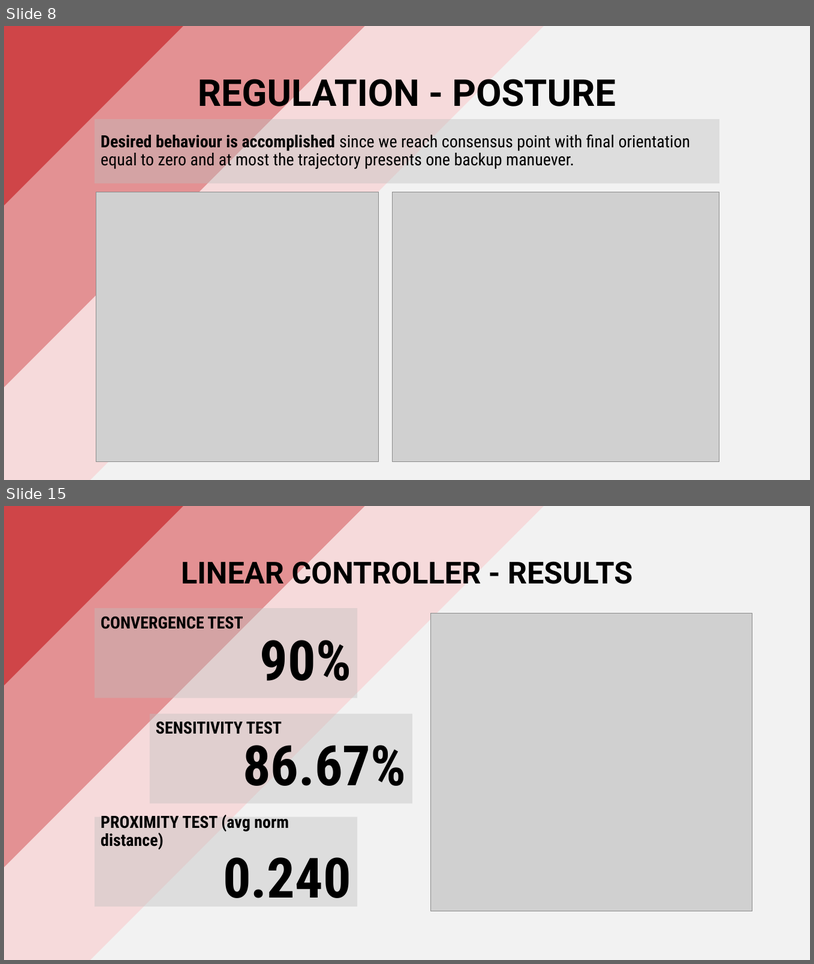
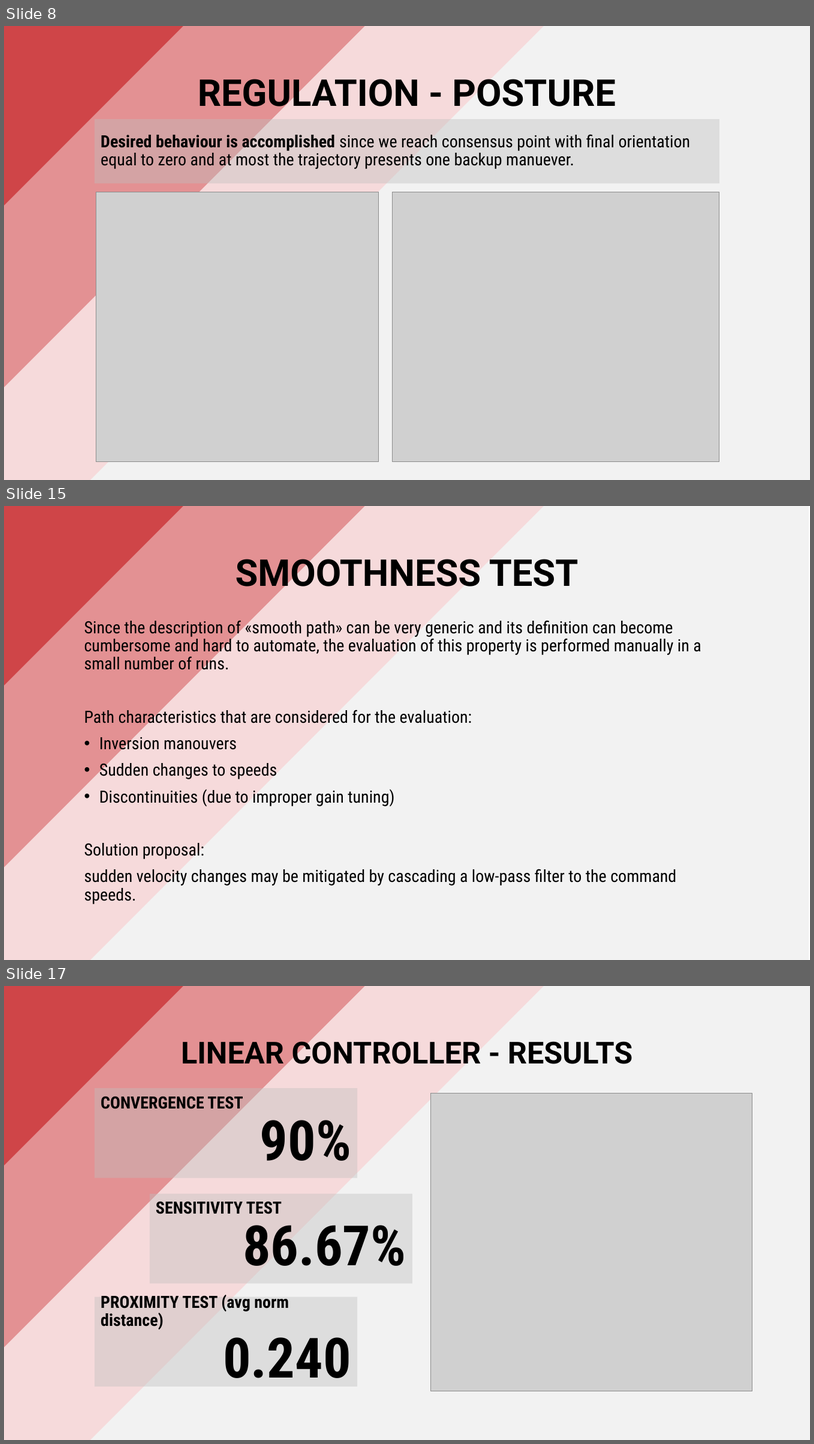
Before and after one commit to PippoGot/R-C2, a slide deck: documentation/presentation.pptx. Shown one above the other, each under a label of ours: slides 8 and 15 before the commit, slides 8, 15 and 17 after it; the slides between them are not shown. The pictures are 814x964 and 814x1444 pixels, drawn with LibreOffice and Linux fonts; fonts in the diff are those of the drawing; grey boxes stand for pictures. Boxes give left, top, right and bottom in pixels: in the first picture for what was removed or moved away, otherwise in the second. Text is boxed around its words. In the diff, an @@ line names an element or a change of style, - is before the commit and + after.

```diff
--- a/documentation/presentation.pptx
+++ b/documentation/presentation.pptx
@@ slide 15 added at box(4, 506, 810, 960), background #FFFFFF @@
@@ rectangle added at box(4, 506, 549, 960), fill #F6DADB @@
@@ rectangle added at box(4, 506, 413, 930), fill #E39193 @@
@@ rectangle added at box(4, 506, 231, 739), fill #CF4548 @@
@@ rectangle added at box(61, 506, 810, 960), fill #F2F2F2 @@
@@ title added at box(236, 552, 579, 595), 44 pt, text #000000, bold @@
+SMOOTHNESS TEST
@@ text added at box(84, 618, 701, 904), 20 pt, text #000000 @@
+Since the description of «smooth path» can be very generic and its definition can become cumbersome and hard to automate, the evaluation of this property is performed manually in a small number of runs.
+Path characteristics that are considered for the evaluation:
+• Inversion manouvers
+• Sudden changes to speeds
+• Discontinuities (due to improper gain tuning)
+Solution proposal:
+sudden velocity changes may be mitigated by cascading a low-pass filter to the command speeds.
@@ what was slide 15 is now slide 17 @@
```
Also in this commit, not shown: 10 slides changed, 1 other slide added, 11 other files.
